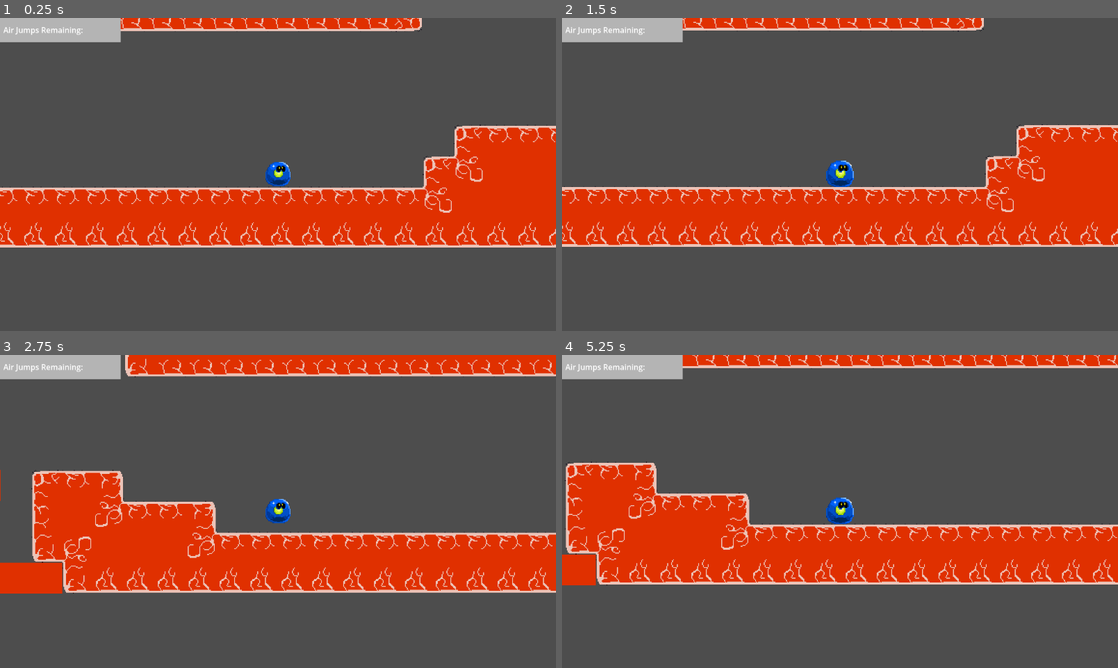
Above: before the commit, frames 1-4 (two rows, left to right).
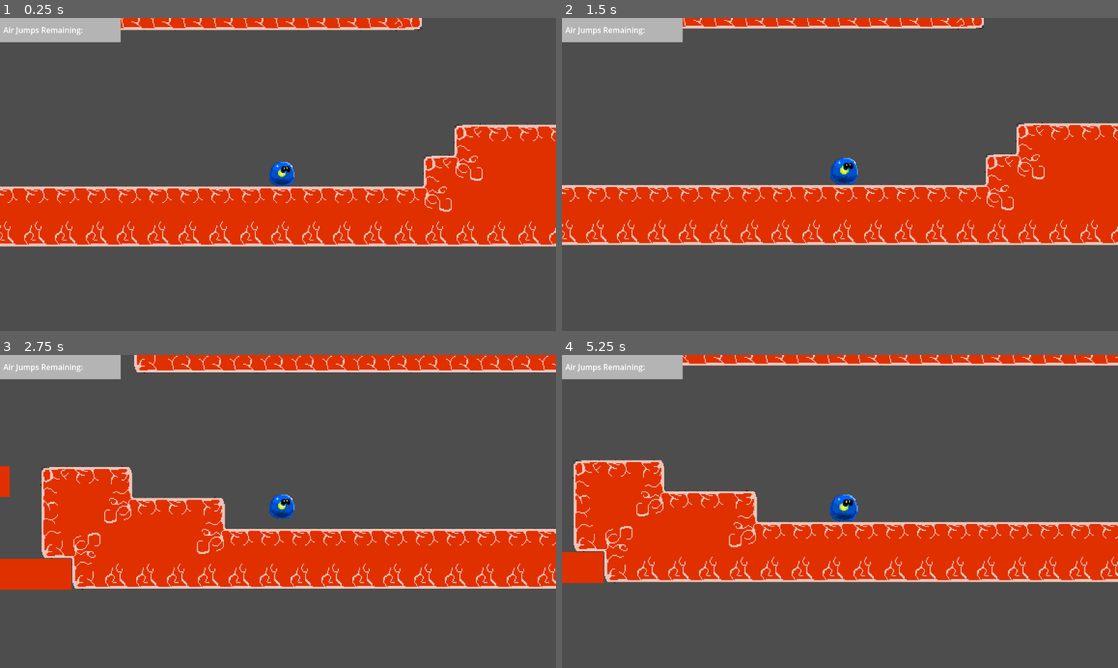
Above: after the commit, the same moments.

Repository: 2026-Hackathon/UnderYourSkin
Game: Godot game, scene res://TempScene.tscn
Two runs of this game, one before a commit and one after it. Both use one fixed random seed, a clock stepped at 60 frames per second and the inputs below.
Inputs (mouse positions are in pixels of both pictures, inside the frame that each line leads up to):
- Up to frame 1 (0.25 s): no input
- Up to frame 2 (1.5 s): move the mouse to (962, 158) at 0.52 s; click (962, 158) at 0.67 s; tap Enter at 1.25 s; drag from (728, 190) to (812, 237) at 1.27 s
- Up to frame 3 (2.75 s): move the mouse to (333, 442) at 2.02 s; click (333, 442) at 2.17 s
- Up to frame 4 (5.25 s): drag from (812, 574) to (673, 464) at 2.77 s; move the mouse to (1006, 558) at 3.52 s; click (1006, 558) at 3.67 s; drag from (673, 464) to (756, 433) at 4.27 s; move the mouse to (867, 511) at 5.02 s; click (867, 511) at 5.17 s

The runs differ from the first frame. In frame 1, 4.7% of the frame differs, in the area x 0-100%, y 0-74%; in frame 2, 6.6%; in frame 3, 12%, in the area x 0-100%, y 0-77%; in frame 4, 10%.

Commit message:
Seperated Player Sprite for later Visual Imporvments
+ Added smooth Camera Movement

Diff:
--- a/under-your-skin/Scripts/player_character.gd
+++ b/under-your-skin/Scripts/player_character.gd
@@ -29,13 +29,13 @@
 
 #Visual Vars
 #Get the sprite
-@onready var sprite: Sprite2D = get_node("Player Sprite")
+@onready var back_sprite: Sprite2D = get_node("BackSprite")
 var original_scale: Vector2
 
 #Initilaize some Vals
 #Initilaize Player Size Needed so when scale is changed player remains Visible
 func _ready():
-	original_scale = sprite.scale
+	original_scale = back_sprite.scale
 	jump_count = max_jumps
 
 
--- a/under-your-skin/TempScene.tscn
+++ b/under-your-skin/TempScene.tscn
@@ -2,8 +2,10 @@
 
 [ext_resource type="Script" uid="uid://h0ynlfudvyu6" path="res://Scripts/player_character.gd" id="1_wjk0x"]
 [ext_resource type="Texture2D" uid="uid://c7vbghd57m1x5" path="res://Sprites/Meat Tiles.png" id="3_64gg3"]
-[ext_resource type="Texture2D" uid="uid://bqvllvkp8vp3g" path="res://Sprites/PlayerSprite.png" id="3_yc8q5"]
+[ext_resource type="Texture2D" uid="uid://bcahjmfat7uqi" path="res://Sprites/Player/Player Back.png" id="3_xgtoh"]
+[ext_resource type="Texture2D" uid="uid://cjsrrhnkci7v8" path="res://Sprites/Player/Player Organs.png" id="4_usju5"]
 [ext_resource type="Texture2D" uid="uid://bspaoa2imoidb" path="res://TempJumpUIbg.png" id="4_yc8q5"]
+[ext_resource type="Texture2D" uid="uid://dfhap0slx6y6q" path="res://Sprites/Player/Player Eyes.png" id="5_usju5"]
 
 [sub_resource type="PhysicsMaterial" id="PhysicsMaterial_yc8q5"]
 bounce = 0.43
@@ -165,13 +167,24 @@
 
 [node name="Camera2D" type="Camera2D" parent="PlayerCharacter" unique_id=1157114998]
 zoom = Vector2(2, 2)
-
-[node name="Player Sprite" type="Sprite2D" parent="PlayerCharacter" unique_id=1485890410]
-position = Vector2(0, -3)
-texture = ExtResource("3_yc8q5")
+position_smoothing_enabled = true
+position_smoothing_speed = 30.0
+
+[node name="BackSprite" type="Sprite2D" parent="PlayerCharacter" unique_id=1485890410]
+position = Vector2(4, -3)
+texture = ExtResource("3_xgtoh")
+
+[node name="JumpCountSprite" type="Sprite2D" parent="PlayerCharacter/BackSprite" unique_id=2060461035]
+position = Vector2(0, -1)
+texture = ExtResource("4_usju5")
+
+[node name="EyeSprite" type="Sprite2D" parent="PlayerCharacter/BackSprite" unique_id=2132555065]
+position = Vector2(4, -5)
+texture = ExtResource("5_usju5")
 
 [node name="CollisionShape2D" type="CollisionShape2D" parent="PlayerCharacter" unique_id=660656790]
-position = Vector2(1, 0)
+visible = false
+position = Vector2(0, -2)
 shape = SubResource("CircleShape2D_u0k2b")
 debug_color = Color(0.96465665, 0, 0.49433035, 0.41960785)
 
Binary file added: under-your-skin/Sprites/Player/Player Back.png
Not shown, added: under-your-skin/Sprites/Player/Player Back.png.import
Binary file added: under-your-skin/Sprites/Player/Player Eyes.png
Not shown, added: under-your-skin/Sprites/Player/Player Eyes.png.import
Binary file added: under-your-skin/Sprites/Player/Player Organs.png
Not shown, changed: under-your-skin/Sprites/Player/Player Organs.png.import
Renamed: under-your-skin/Sprites/PlayerSprite.png -> under-your-skin/Sprites/Player/PlayerSprite.png
Not shown, added: under-your-skin/Sprites/Player/PlayerSprite.png.import
